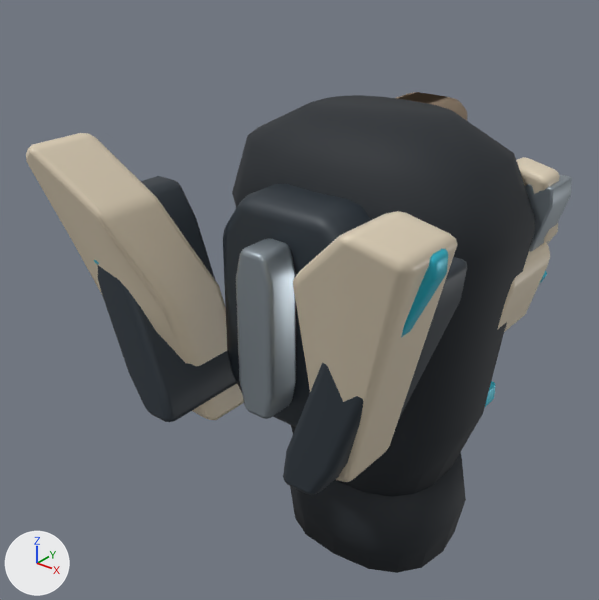
The FBX model unity-vfx-preview/Assets/Resources/TRIAS/PilotModels/KestrelSuit.fbx as it was, and as the next commit left it.
Rendered twice from a 50 mm lens placed at (0.482, -0.76, 0.391), pointed at (-0.051, -0.093, -0.023). Lighting does not change. The marker at lower left points along +X, +Y and +Z. The first picture is the older version. Where no turn or scale is listed for an object, it has been applied to the vertices. Vertices at exactly the same position are counted once.

In view in the first picture: 'Pelvis_Mount', 'Torso_Mount' and 1 more.
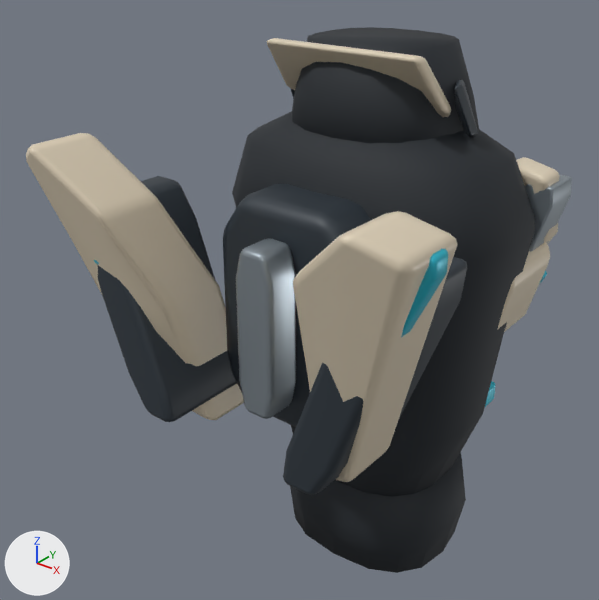
What changed in the scene script:
```text
Change me_torso_mesh:
    used by ob_torso_mount; location = (0.0, 0.0, 0.0)
    remove me_torso_mesh.from_pydata(...)  # 1656 vertices, 1524 faces; spans x -0.222..0.222, y -0.331..0.149, z -0.375..0.188
    add me_torso_mesh.from_pydata(...)  # 1905 vertices, 1748 faces; spans x -0.222..0.222, y -0.331..0.149, z -0.375..0.262
    me_torso_mesh part 1: a new loose piece of 84 vertices spanning x -0.097..0.097, y -0.102..0.017, z 0.17..0.262, in mat_ceramic (beige #e1d3ba)
    me_torso_mesh part 2: a new loose piece of 56 vertices spanning x 0.07..0.111, y -0.053..0.036, z 0.169..0.231, in mat_graphite (greyish blue #303840)
    me_torso_mesh part 3: a new loose piece of 54 vertices spanning x -0.102..0.102, y -0.102..0.078, z 0.15..0.262, in mat_fabric (black #21272d)
    other edits to the shape of me_torso_mesh do not show in these pictures
```

Pixel boxes (x1, y1, x2, y2) of what changed, in the pictures (599 x 600 px):
'Torso_Mount', reshaped (14% taller)
    before: (26, 95, 572, 573)
    after: (26, 27, 572, 573)
part 1 of me_torso_mesh, added (beige)
    after: (267, 38, 451, 117)
part 2 of me_torso_mesh, added
    after: (455, 80, 478, 136)
part 3 of me_torso_mesh, added (black)
    after: (291, 27, 479, 144)
